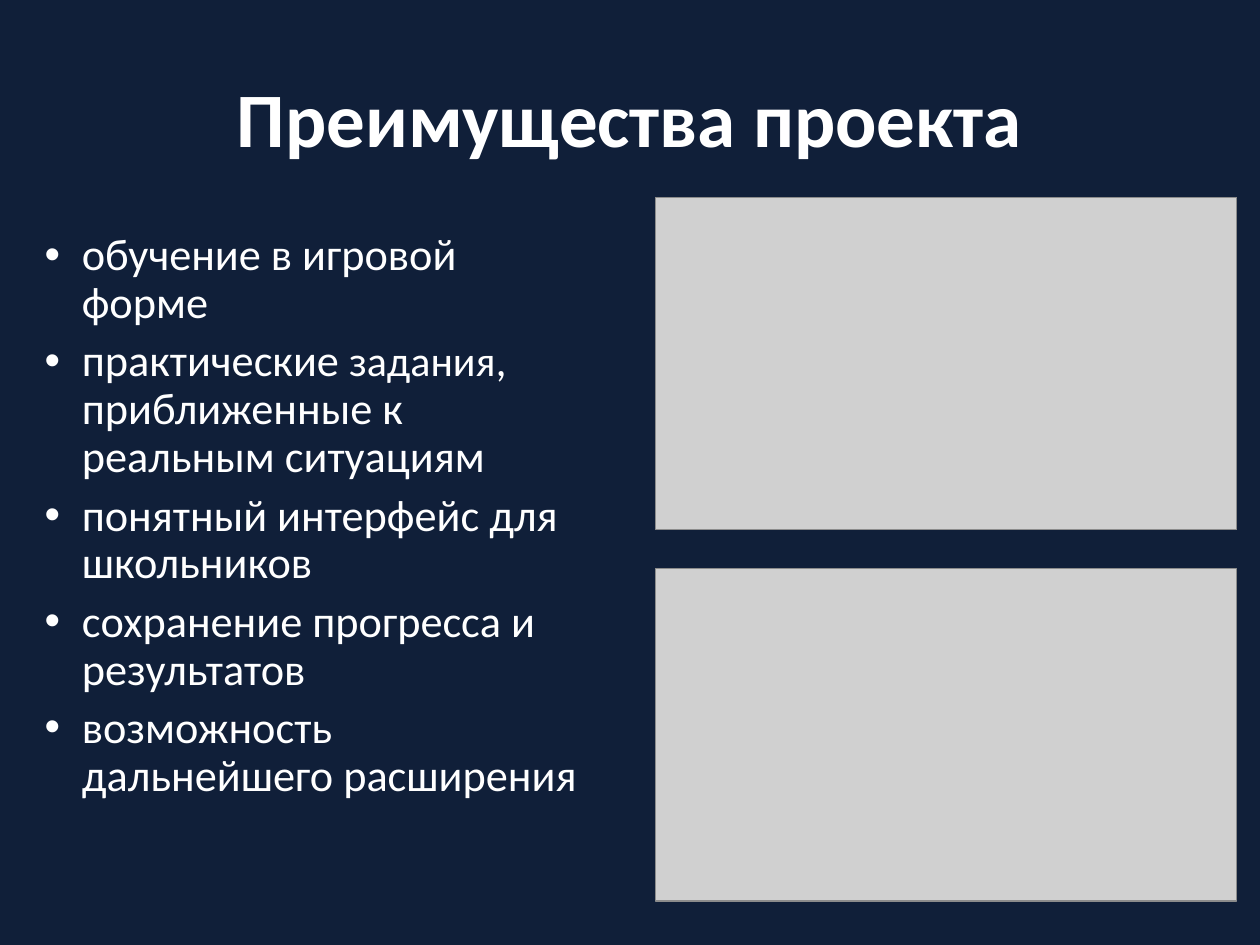
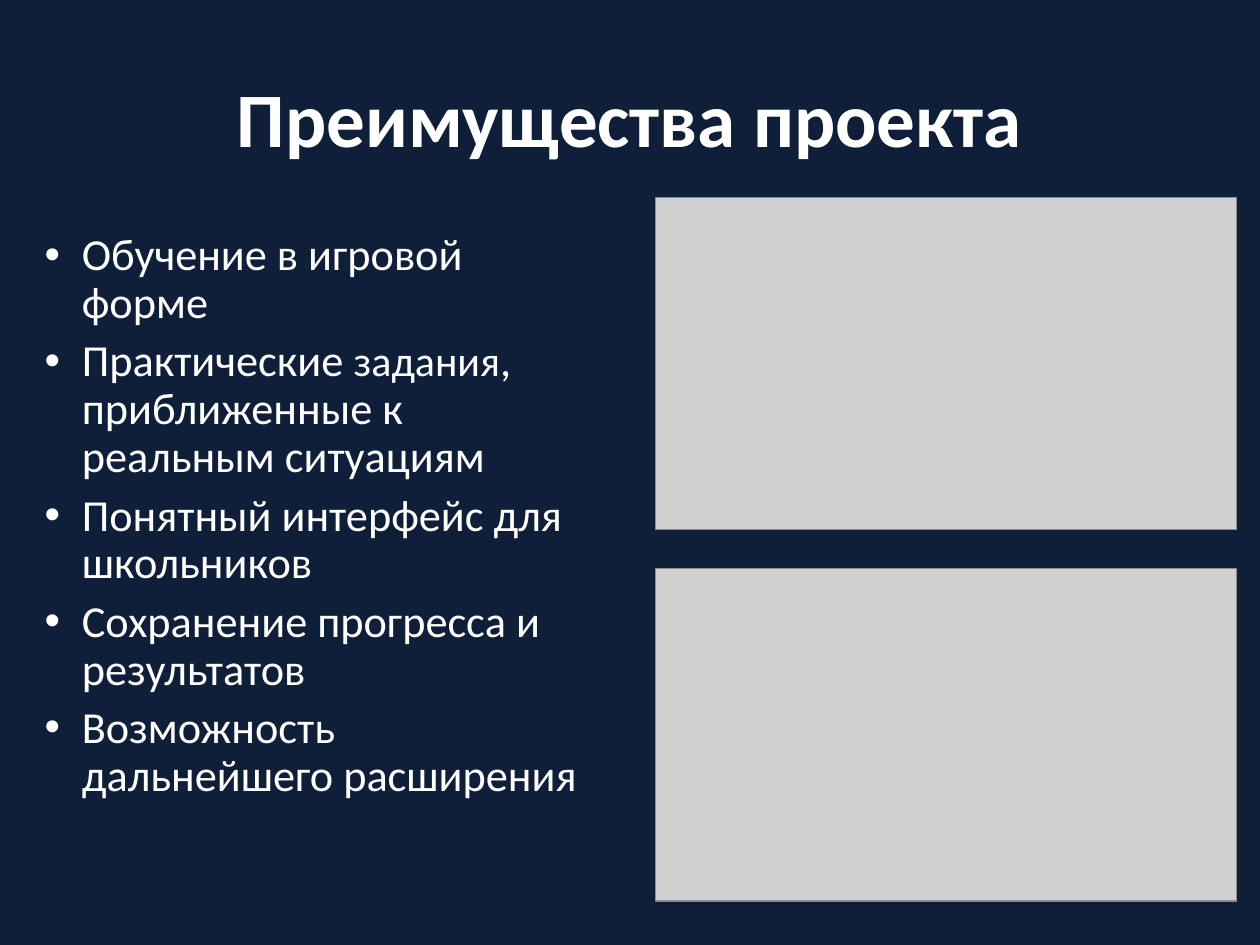
Before and after one commit to Dev-PGVAA/Safe-Net, a slide deck: slide 9 of project - info/Презентация SafeNet.pptx. Drawn at 1260x945 pixels with LibreOffice and Linux fonts; fonts in the diff are those of the drawing; grey boxes stand for pictures. Boxes give left, top, right and bottom in pixels: in the first picture for what was removed or moved away, otherwise in the second. Text is boxed around its words. In the diff, an @@ line names an element or a change of style, - is before the commit and + after.

```diff
--- a/project - info/Презентация SafeNet.pptx
+++ b/project - info/Презентация SafeNet.pptx
@@ text at (82, 240, 576, 799): text changed @@
-• обучение в игровой форме
-• практические задания, приближенные к реальным ситуациям
-• понятный интерфейс для школьников
-• сохранение прогресса и результатов
-• возможность дальнейшего расширения
+• Обучение в игровой форме
+• Практические задания, приближенные к реальным ситуациям
+• Понятный интерфейс для школьников
+• Сохранение прогресса и результатов
+• Возможность дальнейшего расширения
```
Also in this commit, not shown: 7 other slides changed, 6 other files.
